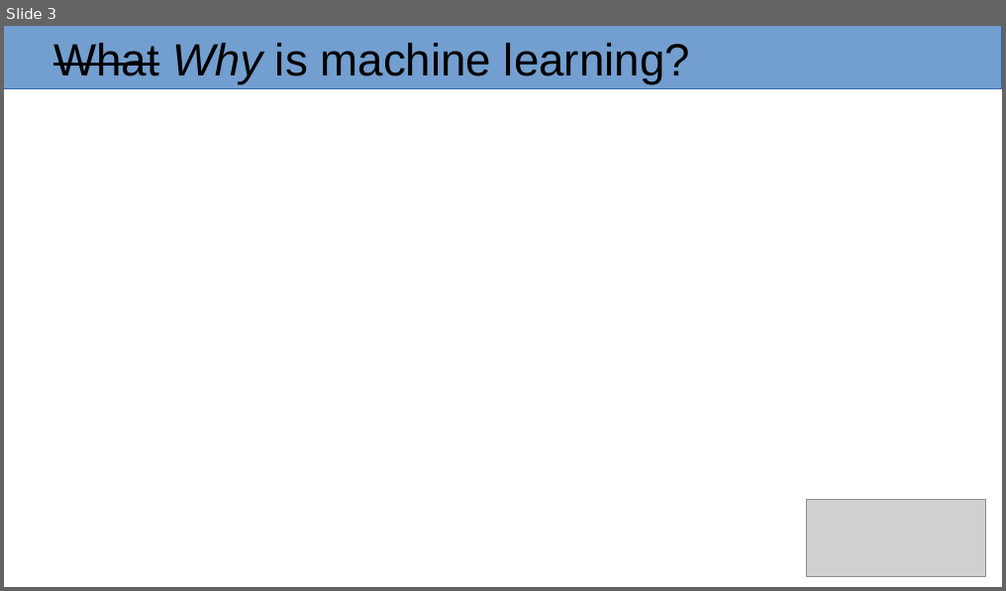
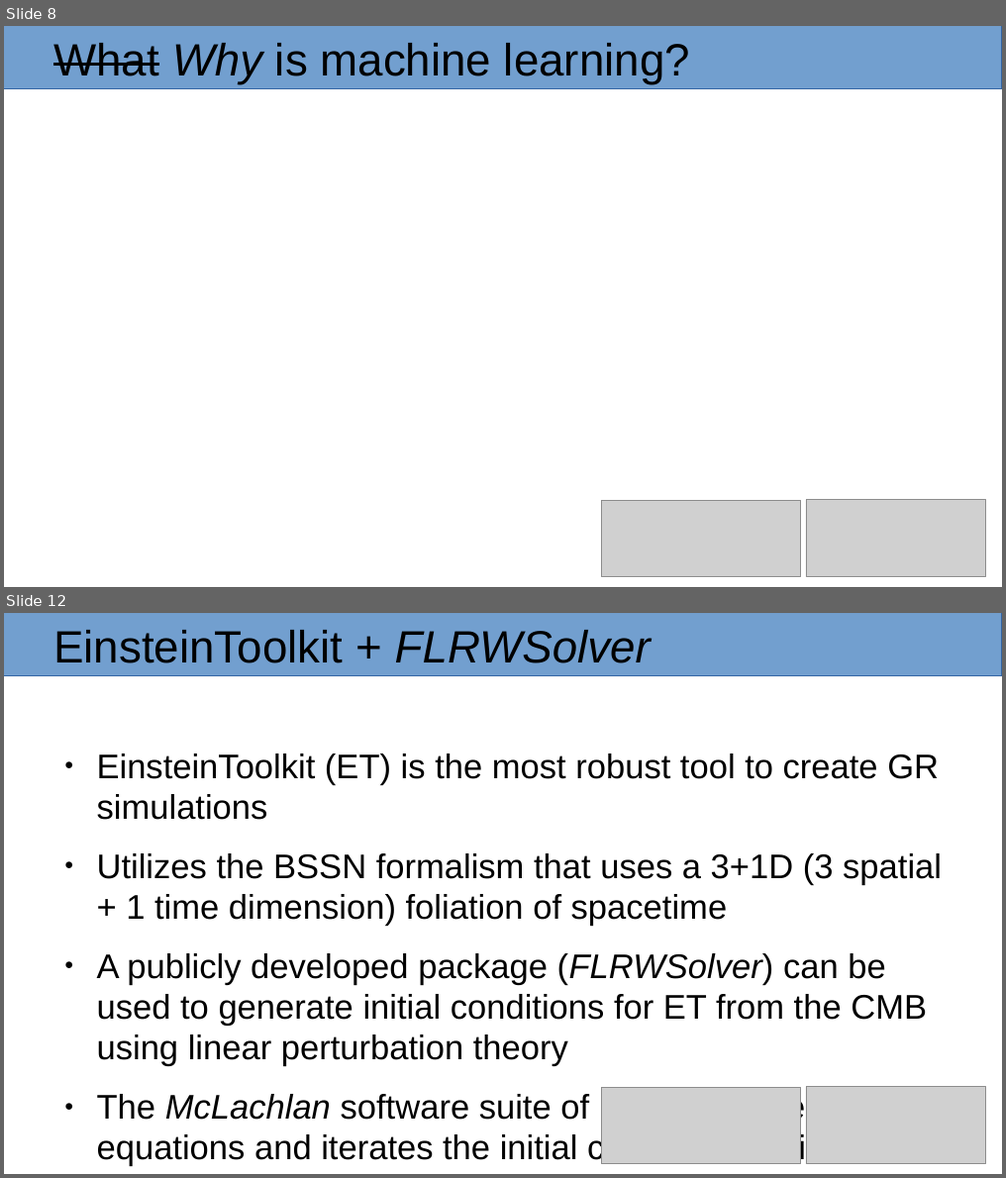
Before and after one commit to masterdesky/presentations, a slide deck: cosmology/cosmo-and-machine-learning/presentation/cosmo-and-ml.odp. Shown one above the other, each under a label of ours: slide 3 before the commit, slides 8 and 12 after it; the slides between them are not shown. The pictures are 1006x591 and 1006x1178 pixels, drawn with LibreOffice and Linux fonts; fonts in the diff are those of the drawing; grey boxes stand for pictures. Boxes give left, top, right and bottom in pixels: in the first picture for what was removed or moved away, otherwise in the second. Text is boxed around its words. In the diff, an @@ line names an element or a change of style, - is before the commit and + after.

```diff
--- a/cosmology/cosmo-and-machine-learning/presentation/cosmo-and-ml.odp
+++ b/cosmology/cosmo-and-machine-learning/presentation/cosmo-and-ml.odp
@@ slide 12 added at (4, 613, 1002, 1174), background #FFFFFF @@
@@ rectangle added at (4, 613, 1002, 676), fill #729FCF, outline #3465A4 0 pt @@
@@ title added at (54, 630, 650, 663), 36 pt, text #000000 @@
+EinsteinToolkit + FLRWSolver
@@ text added at (97, 754, 942, 1167), 27.2 pt, text #000000 @@
+● EinsteinToolkit (ET) is the most robust tool to create GR simulations
+● Utilizes the BSSN formalism that uses a 3+1D (3 spatial + 1 time dimension) foliation of spacetime
+● A publicly developed package (FLRWSolver) can be used to generate initial conditions for ET from the CMB using linear perturbation theory
+● The McLachlan software suite of ET solves the BSSN equations and iterates the initial conditions until z = 0
+● Density field is evolved by solving the geodesic equation
@@ picture added at (602, 1087, 801, 1164) @@
@@ picture added at (806, 1087, 986, 1164) @@
@@ what was slide 3 is now slide 8 @@
@@ slide 8 changed as well @@
@@ picture added at (602, 500, 801, 577) @@
```
Also in this commit, not shown: 3 other slides changed, 7 other slides added, 1 slide removed, 3 other files.
